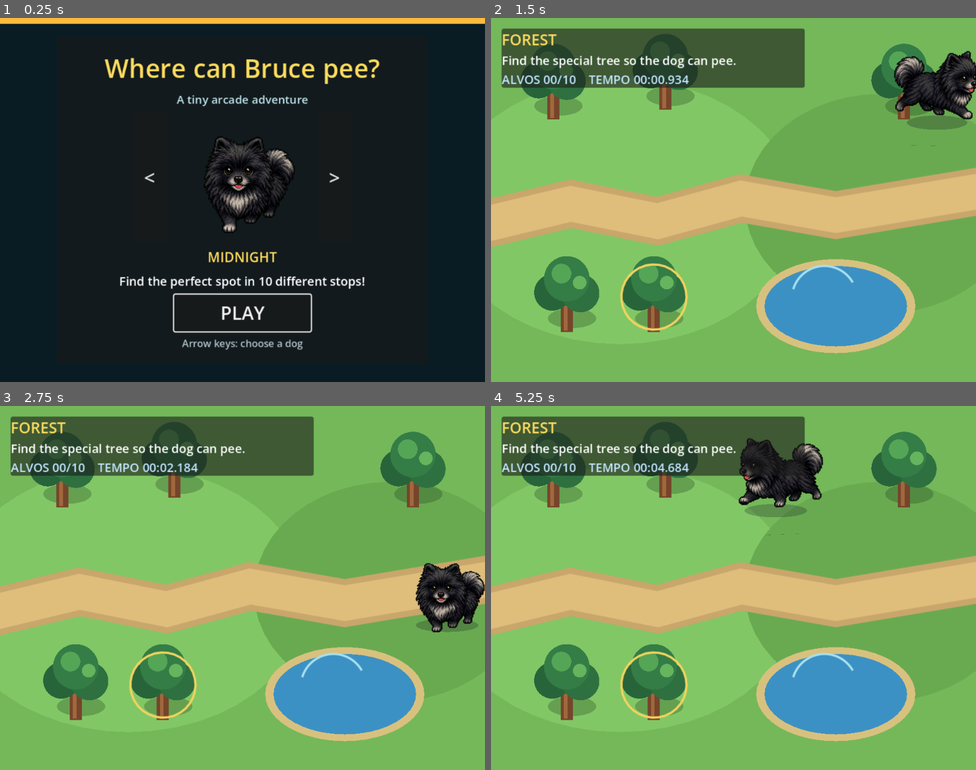
Above: before the commit, frames 1-4 (two rows, left to right).
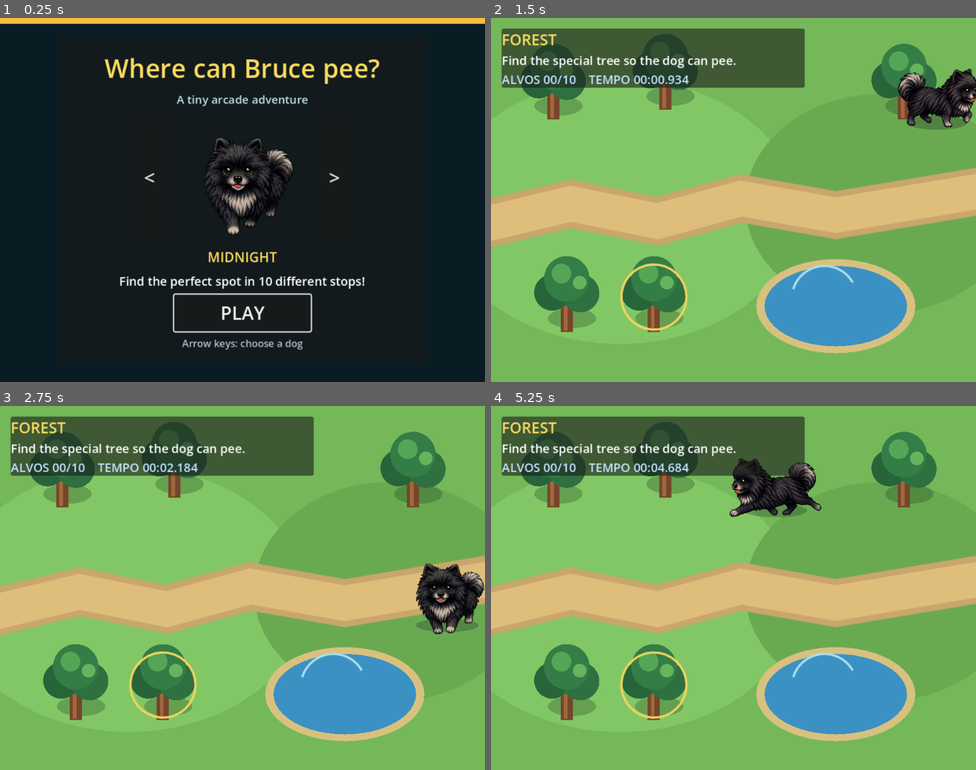
Above: after the commit, the same moments.

Repository: blnunes/myfirstgame
Game: Godot game, scene res://MainScene.tscn
Two runs of this game, one before a commit and one after it. Both use one fixed random seed, a clock stepped at 60 frames per second and the inputs below.
Inputs (mouse positions are in pixels of both pictures, inside the frame that each line leads up to):
- Up to frame 1 (0.25 s): no input
- Up to frame 2 (1.5 s): click "PLAY" at 0.5 s; move the mouse to (840, 181) at 1.27 s; hold Right (ui_right) from 1.28 s (still down); click (840, 181) at 1.42 s
- Up to frame 3 (2.75 s): move the mouse to (145, 606) at 2.02 s; release Right (ui_right) at 2.03 s; hold Down (ui_down) from 2.03 s (still down)
- Up to frame 4 (5.25 s): move the mouse to (782, 507) at 2.77 s; release Down (ui_down) at 2.78 s; hold Right (ui_right) 2.78-3.53 s; move the mouse to (709, 660) at 3.52 s; hold Up (ui_up) 3.53-4.28 s; click (709, 660) at 3.67 s; move the mouse to (879, 642) at 4.27 s; hold Left (ui_left) from 4.28 s (still down); move the mouse to (588, 533) at 5.02 s

The runs differ from the first frame. In frame 1, 0.7% of the frame differs, in the area x 42-61%, y 32-60%; in frame 2, 2.0%; in frame 3, 0.5%; in frame 4, 2.3%, in the area x 49-69%, y 8-36%.

Commit message:
Add texture import configuration for dog walking sprite sheet
- Introduced a new import configuration file for the dog walking sprite sheet (dog_walk_midnight_v3.png).
- Configured texture compression settings and metadata for optimized rendering.
- Set up dependencies linking the source image to its compressed texture format.

Diff:
--- a/scripts/player_skin_catalog.gd
+++ b/scripts/player_skin_catalog.gd
@@ -7,10 +7,10 @@
         PlayerSkin.new(
             &"midnight",
             "MIDNIGHT",
-            "res://assets/characters/dog/spritesheets/dog_walk_v2.png",
+            "res://assets/characters/dog/spritesheets/dog_walk_midnight_v3.png",
             {
                 "walk_down": 0,
-                "walk_side": 2,
+                "walk_side": 1,
                 "walk_up": 3,
             },
             Vector2i(0, 0)
--- a/scripts/player_visual_controller.gd
+++ b/scripts/player_visual_controller.gd
@@ -46,7 +46,6 @@
     if movement_strength < 0.03:
         if dog_sprite.is_playing():
             dog_sprite.pause()
-            dog_sprite.set_frame_and_progress(0, 0.0)
         return
 
     if absf(motion_velocity.x) > absf(motion_velocity.y):
@@ -65,7 +64,15 @@
     var animation_name := "walk_%s" % current_direction
     if dog_sprite.sprite_frames.has_animation(animation_name):
         if dog_sprite.animation != animation_name:
-            dog_sprite.play(animation_name)
+            var preserved_frame := dog_sprite.frame
+            var preserved_progress := dog_sprite.frame_progress
+            var frame_count := dog_sprite.sprite_frames.get_frame_count(animation_name)
+            dog_sprite.animation = animation_name
+            dog_sprite.set_frame_and_progress(
+                preserved_frame % maxi(frame_count, 1),
+                preserved_progress
+            )
+            dog_sprite.play()
         elif not dog_sprite.is_playing():
             dog_sprite.play()
         dog_sprite.speed_scale = lerpf(0.72, 1.18, movement_strength)
--- a/tests/dog_animation_smoke_test.gd
+++ b/tests/dog_animation_smoke_test.gd
@@ -22,11 +22,44 @@
     await physics_frame
     assert(not start_overlay.visible)
 
-    await _move_and_verify(main_scene, "ui_right", "walk_side", false, 2)
-    await _move_and_verify(main_scene, "ui_left", "walk_side", true, 2)
+    await _move_and_verify(main_scene, "ui_right", "walk_side", false, 1)
+    await _move_and_verify(main_scene, "ui_left", "walk_side", true, 1)
     await _move_and_verify(main_scene, "ui_down", "walk_down", false, 0)
     await _move_and_verify(main_scene, "ui_up", "walk_up", false, 3)
+    _verify_gait_phase_memory(main_scene)
     quit()
+
+
+func _verify_gait_phase_memory(main_scene: Node) -> void:
+    var player := main_scene.get_node("Player") as CharacterBody2D
+    var visual_controller := player.get_node("VisualRoot") as PlayerVisualController
+    var dog_sprite := player.get_node("VisualRoot/DogSprite") as AnimatedSprite2D
+    player.set_movement_enabled(false)
+
+    dog_sprite.animation = &"walk_side"
+    dog_sprite.set_frame_and_progress(2, 0.4)
+    dog_sprite.play()
+    visual_controller.set_motion(Vector2.ZERO, 260.0)
+    visual_controller.call("_update_directional_animation", 0.0)
+    assert(not dog_sprite.is_playing())
+    assert(dog_sprite.frame == 2)
+    assert(is_equal_approx(dog_sprite.frame_progress, 0.4))
+
+    visual_controller.set_motion(Vector2.RIGHT * 260.0, 260.0)
+    visual_controller.call("_update_directional_animation", 1.0)
+    assert(dog_sprite.is_playing())
+    assert(dog_sprite.animation == &"walk_side")
+    assert(dog_sprite.frame == 2)
+    assert(is_equal_approx(dog_sprite.frame_progress, 0.4))
+
+    dog_sprite.pause()
+    dog_sprite.set_frame_and_progress(3, 0.25)
+    visual_controller.set_motion(Vector2.UP * 260.0, 260.0)
+    visual_controller.call("_update_directional_animation", 1.0)
+    assert(dog_sprite.animation == &"walk_up")
+    assert(dog_sprite.frame == 3)
+    assert(is_equal_approx(dog_sprite.frame_progress, 0.25))
+    print("OK gait phase is preserved across idle and direction changes")
 
 
 func _move_and_verify(
@@ -44,7 +77,7 @@
     var dog_sprite := main_scene.get_node("Player/VisualRoot/DogSprite") as AnimatedSprite2D
     assert(dog_sprite.animation == expected_animation)
     assert(dog_sprite.is_playing())
-    assert(dog_sprite.frame > 0)
+    assert(dog_sprite.frame > 0 or dog_sprite.frame_progress > 0.05)
     assert(dog_sprite.flip_h == expected_flip)
     var frame_texture := dog_sprite.sprite_frames.get_frame_texture(
         expected_animation,
@@ -58,5 +91,6 @@
     )
 
     Input.action_release(action)
-    for _frame in 4:
+    for _frame in 16:
         await physics_frame
+        await process_frame
Binary file added: assets/characters/dog/spritesheets/dog_walk_midnight_v3.png
Not shown, added: assets/characters/dog/spritesheets/dog_walk_midnight_v3.png.import
Not shown, changed: AGENTS.md
